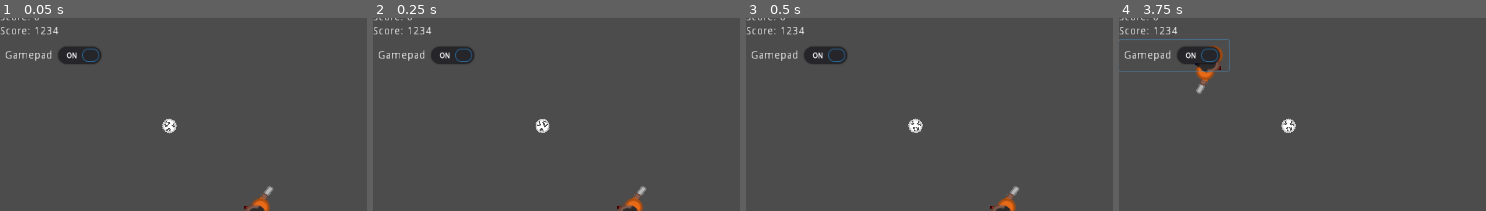
Above: before the commit, frames 1-4 (left to right).
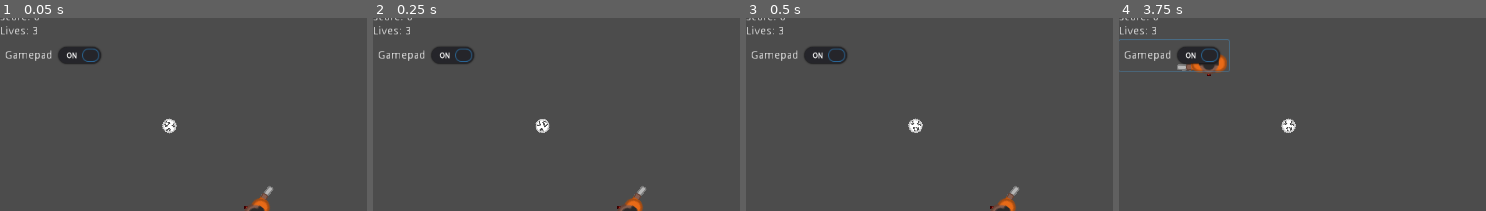
Above: after the commit, the same moments.

Repository: DevinPentecost/rubber-band-ball
Game: Godot game, scene res://objects/arena/Arena.tscn
Two runs of this game, one before a commit and one after it. Both use one fixed random seed, a clock stepped at 60 frames per second and the inputs below. The engine's default icon, where the game draws it, is replaced by a stand-in: a white triangle on a blue panel in a dark square.
Inputs (mouse positions are % of the whole screen's width and height, from its top left):
- Up to frame 1 (0.05 s): no input
- Up to frame 2 (0.25 s): no input
- Up to frame 3 (0.5 s): no input
- Up to frame 4 (3.75 s): click "Gamepad" at 0.5 s; move the mouse to (49, 85) at 1.27 s; hold W (move_north) 1.28-2.78 s; right-click (49, 85) at 1.35 s; move the mouse to (87, 79) at 2.02 s; tap Right (look_east) at 2.1 s; move the mouse to (22, 42) at 2.77 s; hold Up (look_north) 2.78-3.53 s; hold A (move_west) from 2.78 s (still down); tap Enter at 3.5 s; move the mouse to (60, 60) at 3.52 s; tap Down (look_south) at 3.6 s
The pictures show only the part of the screen within x 0-50%, y 2-51%; the shares and areas given below are measured in that part.

The runs differ from the first frame. In frame 1, 0.3% of the frame differs, in the area x 0-16%, y 4-9%; in frame 2, 0.3%; in frame 3, 0.3%; in frame 4, 1.1%, in the area x 0-30%, y 4-40%.
Error before the commit: Invalid get index '0' (on base: 'Array').

Commit message:
fixes merge

Diff:
--- a/project/objects/gui/gui.tscn
+++ b/project/objects/gui/gui.tscn
@@ -39,19 +39,26 @@
 onready var player = get_tree().get_nodes_in_group(\"player\")[0]
 onready var ball = get_tree().get_nodes_in_group(\"ball\")[0]
 
+var over = false
+
 func show():
+
+	over = true
+	$Label.text = \"Final Score: \" + str(ball.hits)
 	$Tween.interpolate_property(self, \"modulate\", self.modulate, Color.white, 1, Tween.TRANS_EXPO, Tween.EASE_OUT)
+	$Tween.start()
 
 func _process(delta):
-	if player.lives <= 0:
+	if player.lives <= 0 and !over:
 		show()
-		$Label.text = \"Final Score: \" + str(ball.hits)
-		set_process(false)
 "
 
 [node name="GUI" type="Control"]
 anchor_right = 1.0
 anchor_bottom = 1.0
+__meta__ = {
+"_edit_use_anchors_": false
+}
 
 [node name="VBoxContainer" type="VBoxContainer" parent="."]
 margin_right = 40.0
@@ -91,8 +98,6 @@
 modulate = Color( 1, 1, 1, 0 )
 anchor_right = 1.0
 anchor_bottom = 1.0
-margin_right = 40.0
-margin_bottom = 40.0
 color = Color( 0, 0, 0, 1 )
 script = SubResource( 3 )
 
--- a/project/objects/player/Player.tscn
+++ b/project/objects/player/Player.tscn
@@ -9,9 +9,7 @@
 
 [sub_resource type="CircleShape2D" id=2]
 
-[sub_resource type="CapsuleShape2D" id=4]
-
-[node name="Player" type="KinematicBody2D"]
+[node name="Player" type="KinematicBody2D" groups=["player"]]
 collision_layer = 0
 collision_mask = 9
 script = ExtResource( 1 )
